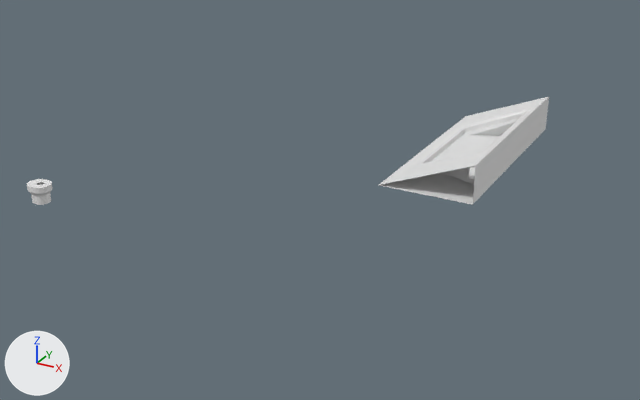
The Blender file v2/v2.blend: old version first, new version second.
Both versions are drawn from a camera (50 mm lens) standing at (4.0, -445.0, 138.0) and looking at (-176.0, -118.0, -26.0). Every picture has the same lights, and +X, +Y and +Z are marked at lower left.

Before the edit, the objects in view are built like this:
```python
me_circle = bpy.data.meshes.new('Circle')
me_circle.from_pydata(...)  # 224 vertices, 194 faces, 1 loose edge; spans x -143.95..-134.83, y -3.91..3.91, z 0.52..7.59
me_cube_001 = bpy.data.meshes.new('Cube.001')
me_cube_001.from_pydata(...)  # 8 vertices, 6 faces; spans x -40.0..0.0, y 0.0..40.0, z -16.0..0.0
me_cube_002 = bpy.data.meshes.new('Cube.002')
me_cube_002.from_pydata(...)  # 58 vertices, 53 faces; spans x -40.0..0.0, y 127.5..227.9, z -16.0..0.0
me_cube_003 = bpy.data.meshes.new('Cube.003')
me_cube_003.from_pydata(...)  # 7 vertices, 4 faces; spans x -40.0..0.0, y 242.9..316.4, z -16.0..0.0
me_cube_004 = bpy.data.meshes.new('Cube.004')
me_cube_004.from_pydata(...)  # 7 vertices, 4 faces; spans x -40.0..0.0, y 40.0..112.5, z -16.0..0.0
ob_handrest_center = bpy.data.objects.new('handrest center', me_cube_002)
ob_handrest_center.location = (-94.9, -272.4, 15.5)
ob_handrest_left = bpy.data.objects.new('handrest left', me_cube_004)
ob_handrest_left.location = (-94.9, -272.4, 15.5)
ob_handrest_left.hide_viewport = True
ob_handrest_right = bpy.data.objects.new('handrest right', me_cube_003)
ob_handrest_right.location = (-94.9, -272.4, 15.5)
ob_handrest_right.hide_viewport = True
ob_handrest_right_edge = bpy.data.objects.new('handrest right edge', me_cube_001)
ob_handrest_right_edge.location = (-94.9, -272.4, 15.5)
ob_handrest_right_edge.hide_viewport = True
ob_insert = bpy.data.objects.new('insert', me_circle)
ob_insert.location = (-89.6, -233.3, 6.1)
```
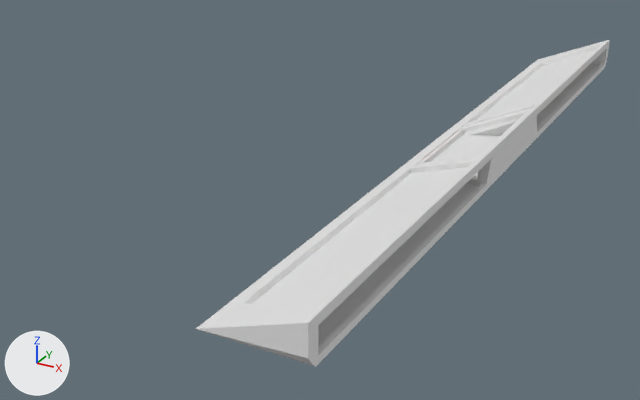
Commit message: Practically finished armrest

Where the newer file only moved an object's origin or applied its transform, the numbers keep the older frame.

What the commit changed:
me_cube_004 is used by ob_handrest_left; location (-94.9, -272.4, 15.5).
me_cube_004 had 7 vertices, 4 faces and spanned x -40.0..0.0, y 40.0..112.5, z -16.0..0.0.
me_cube_004 now has 26 vertices, 13 faces and spans x -40.0..0.0, y -125.5..-45.5, z -16.0..0.0.
me_cube_004 part 1: the whole mesh is rebuilt.
me_cube_003 is used by ob_handrest_right; location (-94.9, -272.4, 15.5).
me_cube_003 had 7 vertices, 4 faces and spanned x -40.0..0.0, y 242.9..316.4, z -16.0..0.0.
me_cube_003 now has 26 vertices, 13 faces and spans x -40.0..0.0, y -310.9..-230.9, z -16.0..0.0.
me_cube_003 part 2: 26 vertices added at x -40.0..0.0, y -310.9..-230.9, z -16.0..0.0.
me_cube_002 is used by ob_handrest_center; location (-94.9, -272.4, 15.5).
me_cube_002 had 58 vertices, 53 faces and spanned x -40.0..0.0, y 127.5..227.9, z -16.0..0.0.
me_cube_002 now has 100 vertices, 95 faces and spans x -40.0..0.0, y 125.5..230.9, z -16.0..0.0.
me_cube_002 part 4: 8 vertices moved from x -40.0..0.0, y 127.5..227.9, z -16.0..0.0 to x -33.6..-2.9, y 139.5..215.9, z -14.2..-1.3; 4 vertices removed from x 0.0, y 127.5..227.9, z -16.0..-15.0; 46 vertices added at x -40.0..0.0, y 125.5..230.9, z -16.0..0.0.
me_cube_001 is used by ob_handrest_right_edge; location (-94.9, -272.4, 15.5).
me_cube_001 had 8 vertices, 6 faces and spanned x -40.0..0.0, y 0.0..40.0, z -16.0..0.0.
me_cube_001 now has 32 vertices, 24 faces, 1 loose edge and spans x -40.0..0.0, y -356.4..-310.9, z -16.0..0.0.
me_cube_001 part 3: 32 vertices added at x -40.0..0.0, y -356.4..-310.9, z -16.0..0.0.
Mesh me_cube_004_1 is new.
It has 32 vertices, 24 faces, 1 loose edge and spans x -40.0..0.0, y -45.5..0.0, z -16.0..0.0.
Object 'handrest left' (ob_handrest_left) is now shown.
Object 'handrest left' (ob_handrest_left) moves from (-94.9, -272.4, 15.5) to (-94.9, 84.1, 15.5).
Object 'handrest right' (ob_handrest_right) is now shown.
Object 'handrest right' (ob_handrest_right) moves from (-94.9, -272.4, 15.5) to (-94.9, 84.1, 15.5).
Object 'handrest right edge' (ob_handrest_right_edge) is now shown.
Object 'handrest right edge' (ob_handrest_right_edge) moves from (-94.9, -272.4, 15.5) to (-94.9, 84.1, 15.5).
Object 'insert' (ob_insert) is now hidden.
Object 'handrest left. edge' (ob_handrest_left__edge) is new; it shows me_cube_004_1.
Its location is (-94.9, 84.1, 15.5).

Boxes (x1, y1, x2, y2) around the edits, measured in the pictures (640 x 400 px):
'handrest right edge', shown
    after: (196, 253, 383, 367)
'handrest right', shown
    after: (271, 167, 474, 299)
'handrest center', reshaped
    before: (379, 97, 549, 205)
    after: (376, 95, 551, 206)
'handrest left', shown
    after: (469, 57, 591, 126)
'handrest left. edge', added
    after: (517, 40, 610, 85)
'insert', hidden
    before: (27, 179, 53, 205)
